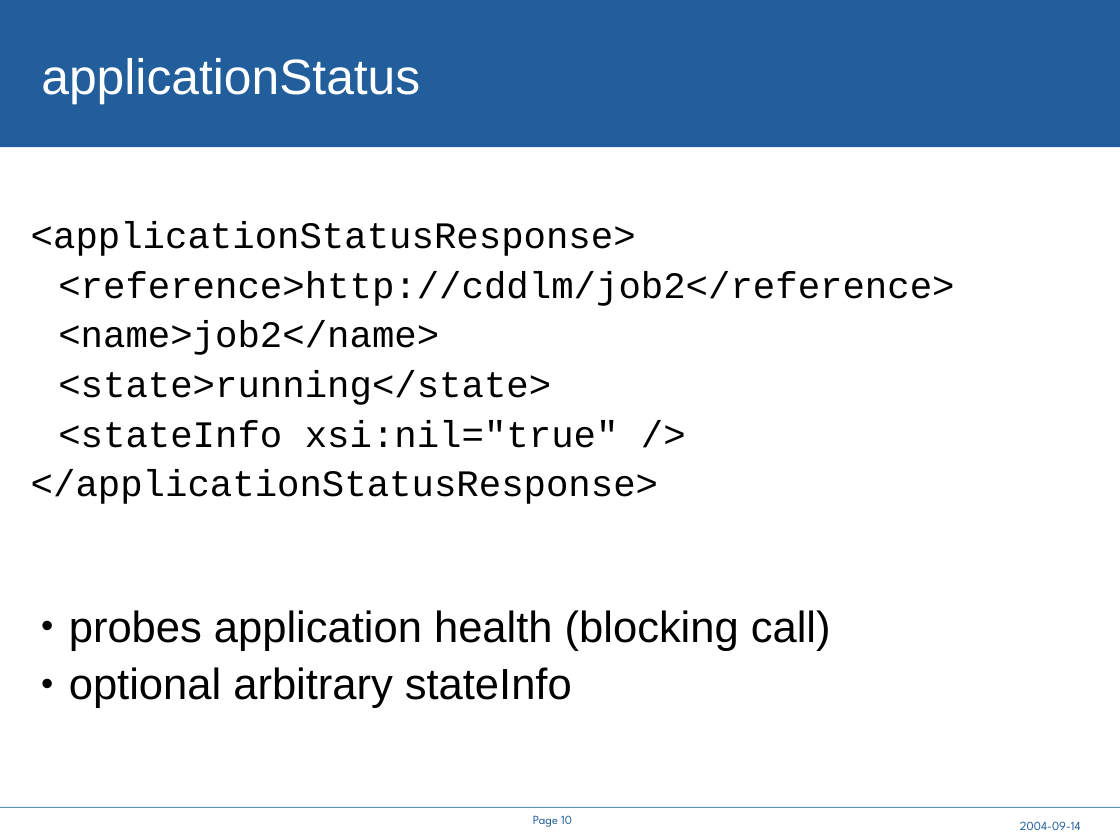
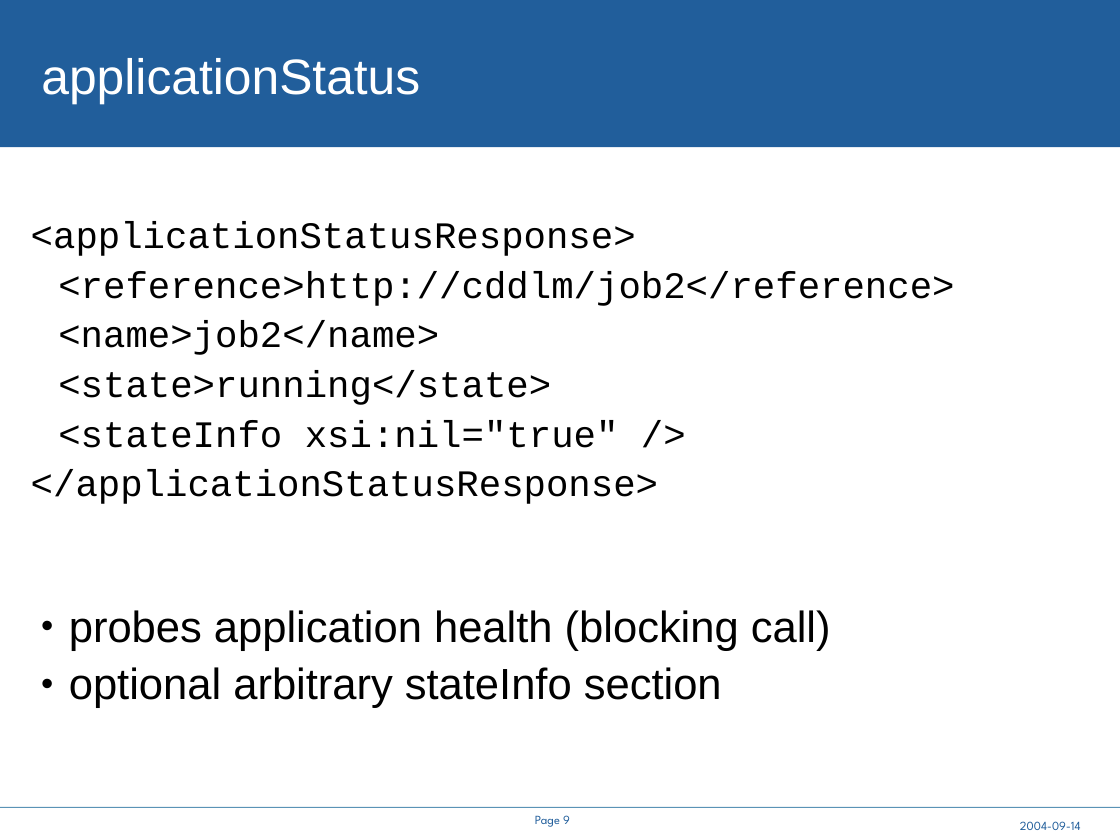
Before and after one commit to steveloughran/smartfrog, a slide deck: slide 9 of core/components/cddlm/doc/A Service API for deployment.ppt (slide 10 before the commit). Drawn at 1120x840 pixels with LibreOffice and Linux fonts; fonts in the diff are those of the drawing; background and template pictures are left out. Boxes give left, top, right and bottom in pixels: in the first picture for what was removed or moved away, otherwise in the second. Text is boxed around its words. In the diff, an @@ line names an element or a change of style, - is before the commit and + after.

```diff
--- a/core/components/cddlm/doc/A Service API for deployment.ppt
+++ b/core/components/cddlm/doc/A Service API for deployment.ppt
@@ text at box(69, 667, 722, 708): text changed @@
-• optional arbitrary stateInfo
+• optional arbitrary stateInfo section
@@ page number at box(535, 815, 570, 827): text changed @@
-Page 10
+Page 9
```
Also in this commit, not shown: 7 other slides changed, 2 slides added, 1 slide removed, 2 other files.
